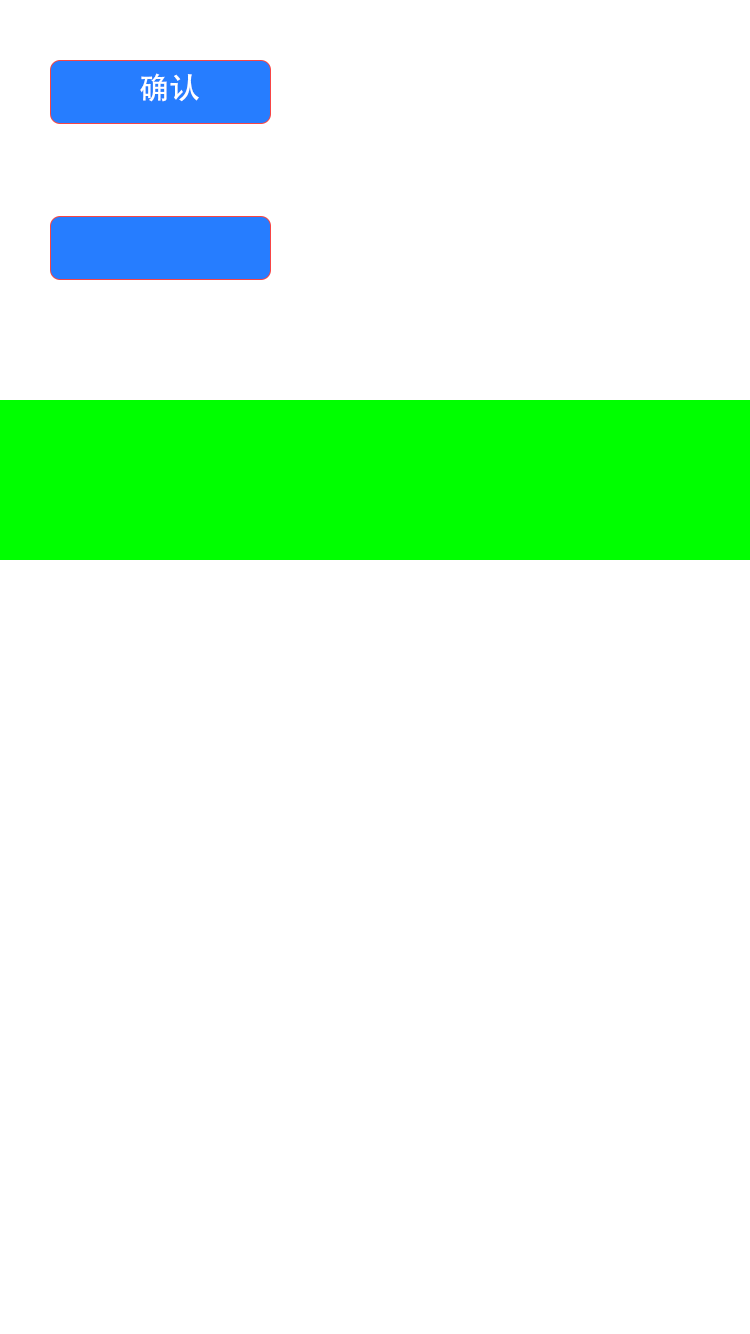
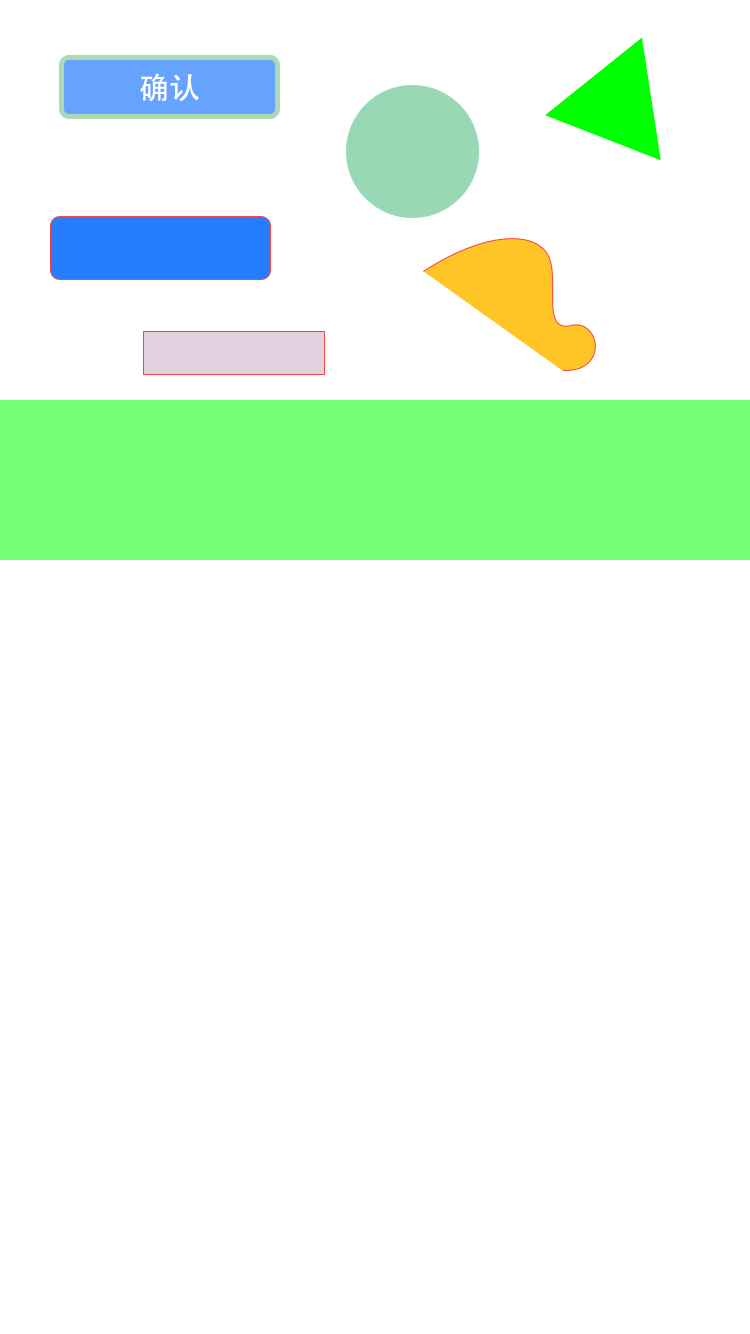
Layered file, before and after one edit (750x1334). Changes by layer:
added layer "多边形 1" in group "确认按钮" over left=545, top=37, right=661, bottom=161
"矩形 1": opacity 100% → 53% over left=0, top=400, right=750, bottom=560
added layer "矩形 2" in group "确认按钮" over left=143, top=331, right=325, bottom=375
added layer "形状 1" in group "确认按钮" over left=423, top=238, right=596, bottom=372
added layer "椭圆 1" in group "确认按钮" over left=346, top=85, right=479, bottom=218
"no": opacity 100% → 71%, painted on it over left=50, top=55, right=280, bottom=124
